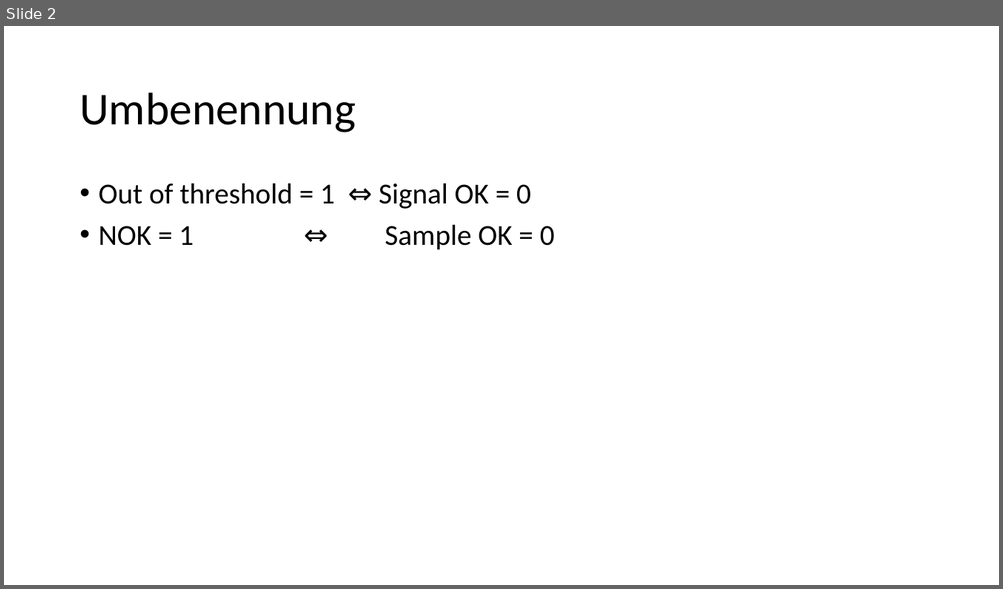
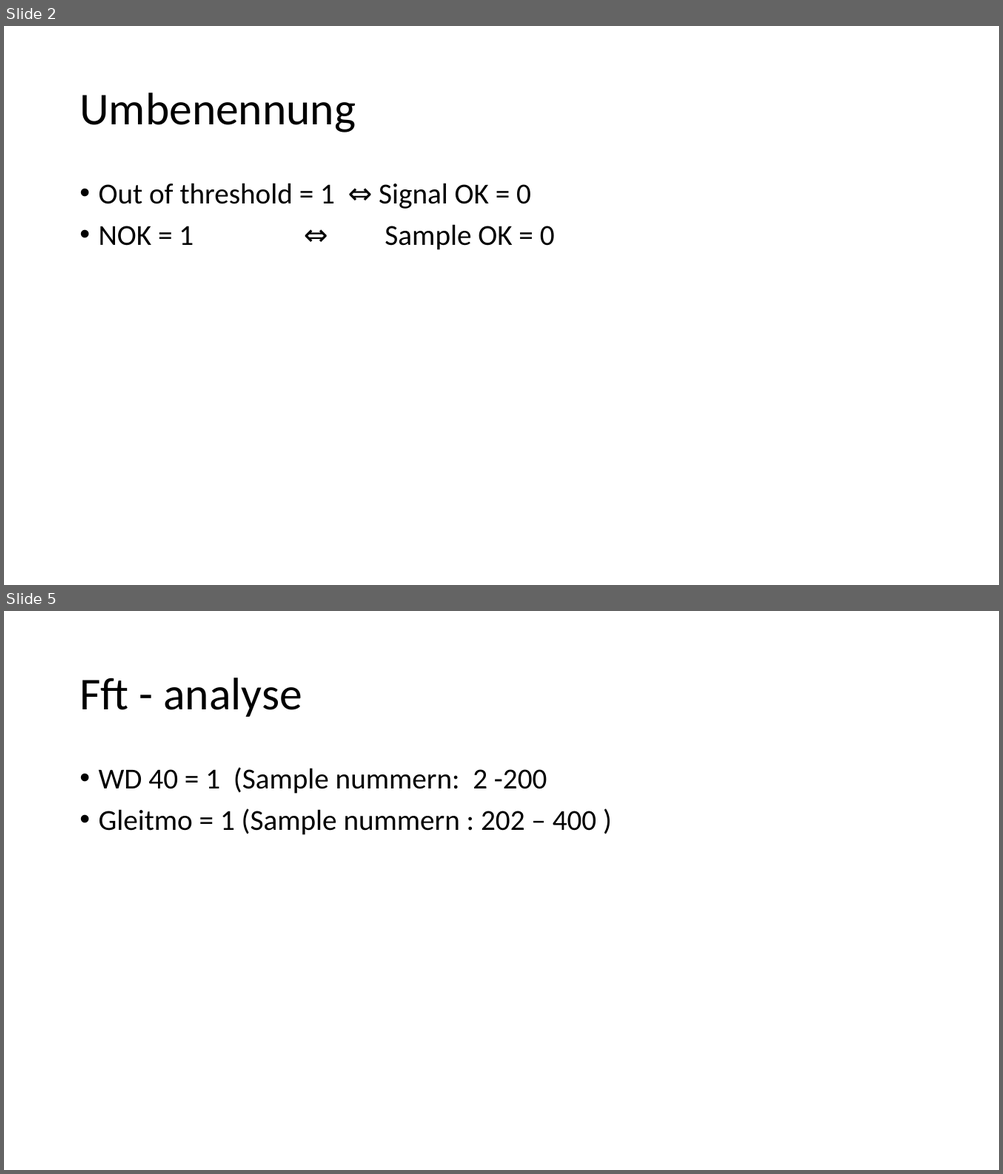
Before and after one commit to JanNalivaika/Predictive-Quality-Battery-TUM, a slide deck: Report/Termin_05_07_Nikita.pptx. Shown one above the other, each under a label of ours: slide 2 before the commit, slides 2 and 5 after it; the slides between them are not shown. The pictures are 1003x589 and 1003x1174 pixels, drawn with LibreOffice and Linux fonts; fonts in the diff are those of the drawing. Boxes give left, top, right and bottom in pixels: in the first picture for what was removed or moved away, otherwise in the second. Text is boxed around its words. In the diff, an @@ line names an element or a change of style, - is before the commit and + after.

```diff
--- a/Report/Termin_05_07_Nikita.pptx
+++ b/Report/Termin_05_07_Nikita.pptx
@@ slide 5 added at (4,611,999,1170), background #FFFFFF @@
@@ title added at (79,678,301,717), 44 pt, text #000000 @@
+Fft - analyse
@@ text added at (99,767,597,835), 28 pt, text #000000 @@
+• WD 40 = 1 (Sample nummern: 2 -200
+• Gleitmo = 1 (Sample nummern : 202 – 400 )
```
Also in this commit, not shown: 1 slide changed, 1 other slide added, 1 slide removed, 16 other files.
